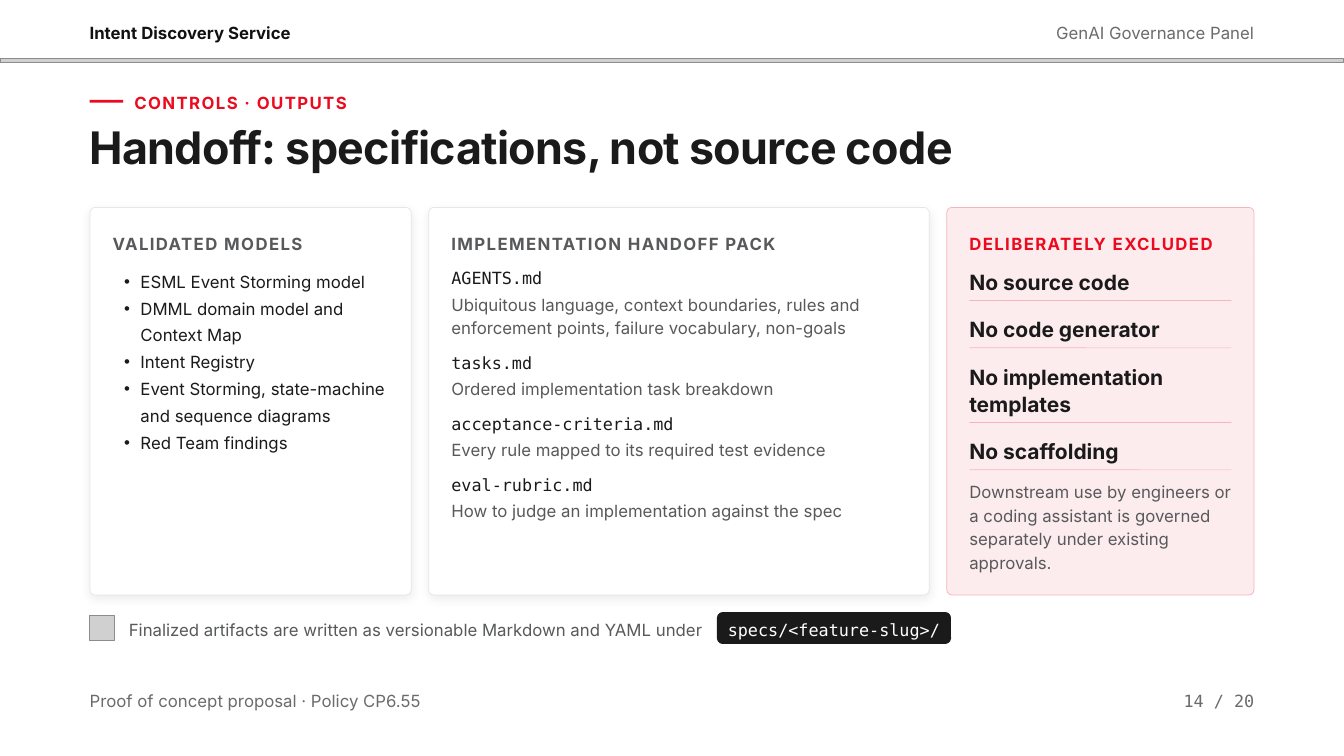
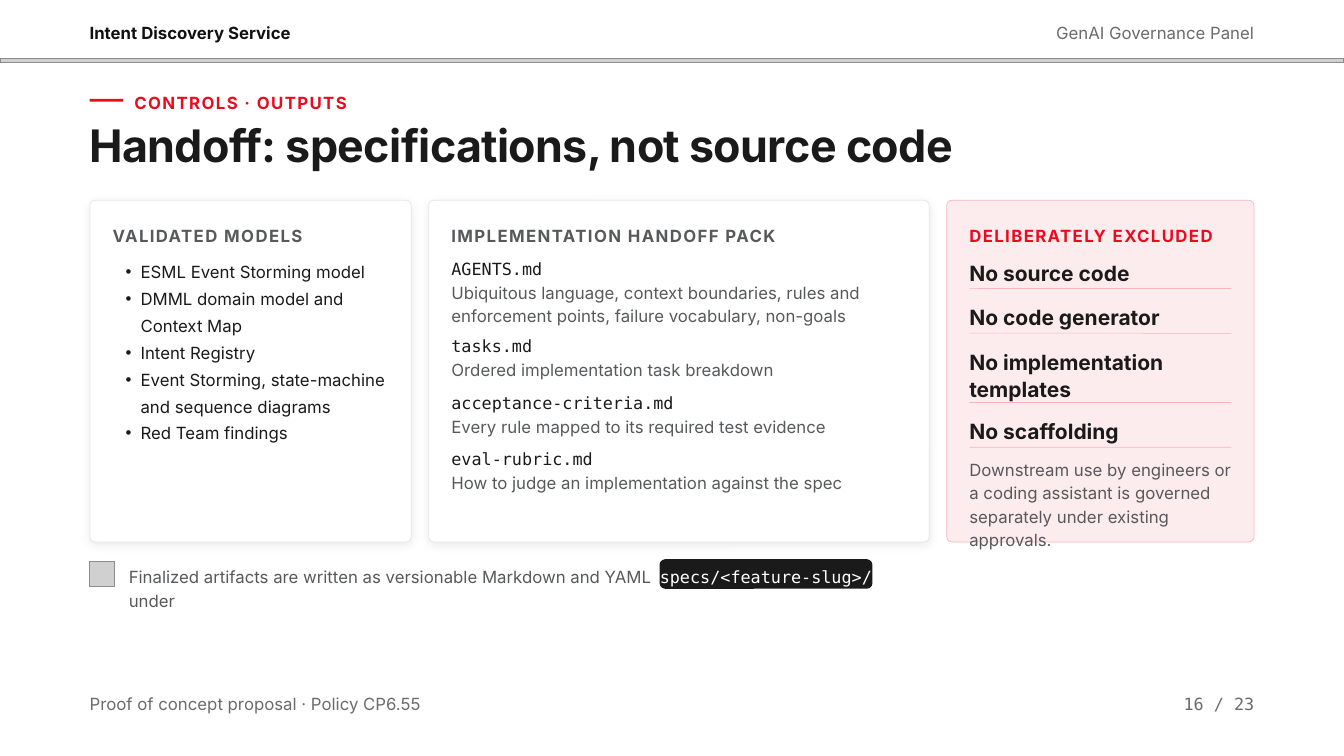
Before and after one commit to pavankumargoli/Machine-Learning-Featurization-and-TSNE, a slide deck: slide 16 of Intent Discovery Service — GenAI Council v4.pptx (slide 14 before the commit). Drawn at 1344x756 pixels with LibreOffice and Linux fonts; fonts in the diff are those of the drawing; grey boxes stand for pictures. Boxes give left, top, right and bottom in pixels: in the first picture for what was removed or moved away, otherwise in the second. Text is boxed around its words. In the diff, an @@ line names an element or a change of style, - is before the commit and + after.

```diff
--- a/Intent Discovery Service — GenAI Council v4.pptx
+++ b/Intent Discovery Service — GenAI Council v4.pptx
@@ rounded rectangle resized from (x1=90, y1=208, x2=411, y2=596) to (x1=90, y1=201, x2=411, y2=542) @@
@@ rounded rectangle resized from (x1=429, y1=208, x2=930, y2=596) to (x1=429, y1=201, x2=930, y2=542) @@
@@ rounded rectangle at (x1=429, y1=201, x2=930, y2=542): proportions changed @@
@@ rounded rectangle resized from (x1=947, y1=208, x2=1254, y2=596) to (x1=947, y1=201, x2=1254, y2=542) @@
@@ 3 texts moved together from (x1=113, y1=237, x2=1213, y2=250) to (x1=113, y1=229, x2=1213, y2=242) @@
@@ text "ESML Event Storming model" moved from (x1=140, y1=275, x2=385, y2=453) to (x1=141, y1=265, x2=385, y2=439) @@
@@ text "ESML Event Storming model" at (x1=141, y1=265, x2=385, y2=439): indent changed @@
@@ text "Ubiquitous language, context boundaries, rules ..." moved from (x1=451, y1=298, x2=860, y2=338) to (x1=451, y1=286, x2=860, y2=326) @@
@@ 2 texts, 1 line moved together from (x1=451, y1=271, x2=1232, y2=300) to (x1=451, y1=262, x2=1232, y2=288) @@
@@ text "No implementation templates" moved from (x1=969, y1=369, x2=1163, y2=417) to (x1=969, y1=354, x2=1163, y2=403) @@
@@ 2 texts, 1 line moved together from (x1=451, y1=321, x2=1232, y2=370) to (x1=451, y1=309, x2=1232, y2=353) @@
@@ text "Every rule mapped to its ..." moved from (x1=451, y1=443, x2=825, y2=460) to (x1=451, y1=420, x2=825, y2=437) @@
@@ text "eval-rubric.md" moved from (x1=451, y1=478, x2=592, y2=492) to (x1=451, y1=452, x2=592, y2=466) @@
@@ 3 texts, 2 lines moved together from (x1=451, y1=382, x2=1232, y2=470) to (x1=451, y1=363, x2=1232, y2=448) @@
@@ text "How to judge an implementation ..." moved from (x1=451, y1=504, x2=842, y2=521) to (x1=451, y1=476, x2=842, y2=493) @@
@@ text "Downstream use by engineers or ..." rewrapped from (x1=969, y1=485, x2=1231, y2=573) to (x1=969, y1=463, x2=1231, y2=527) @@
@@ picture added at (x1=90, y1=562, x2=115, y2=587) @@
@@ text "Finalized artifacts are written as ..." rewrapped from (x1=129, y1=623, x2=702, y2=636) to (x1=129, y1=570, x2=651, y2=583) @@
@@ rounded rectangle "specs/<feature-slug>/" resized from (x1=717, y1=612, x2=951, y2=644) to (x1=659, y1=560, x2=872, y2=589) @@
@@ rounded rectangle "specs/<feature-slug>/" at (x1=659, y1=560, x2=872, y2=589): vertical alignment middle to top; proportions changed @@
@@ picture removed at (x1=90, y1=616, x2=115, y2=641) @@
@@ text removed at (x1=1184, y1=694, x2=1254, y2=707) @@
-14 / 20
@@ text added at (x1=1184, y1=697, x2=1254, y2=710), 12 pt, text #6B6B6B @@
+16 / 23
```
Also in this commit, not shown: 18 other slides changed, 4 slides added, 1 slide removed.
